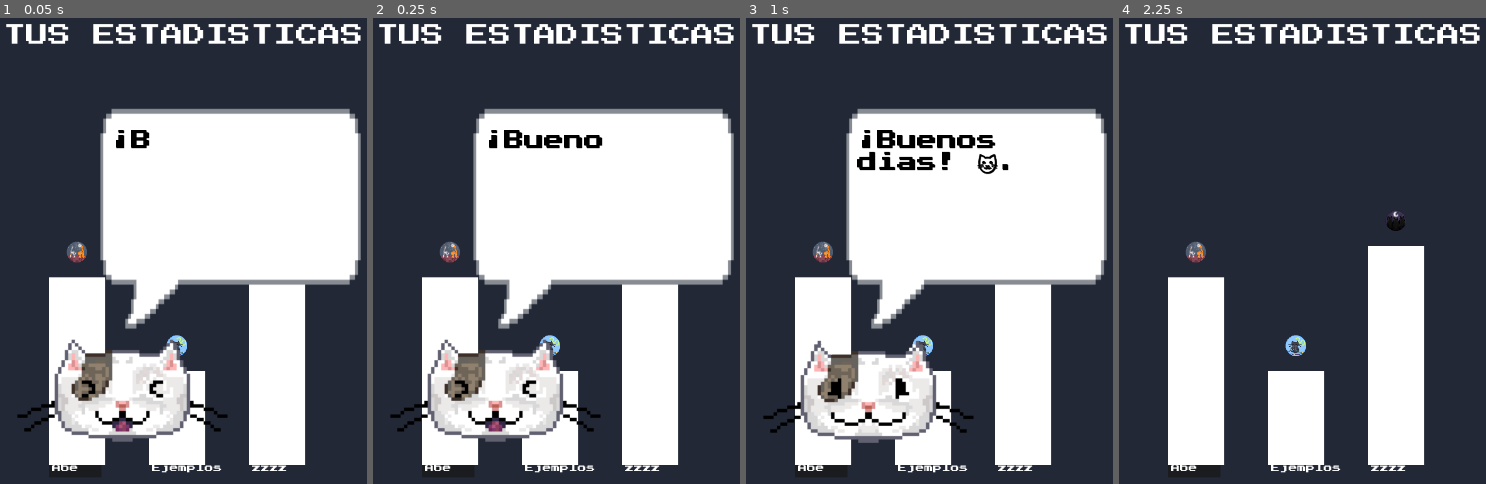
Above: before the commit, frames 1-4 (left to right).
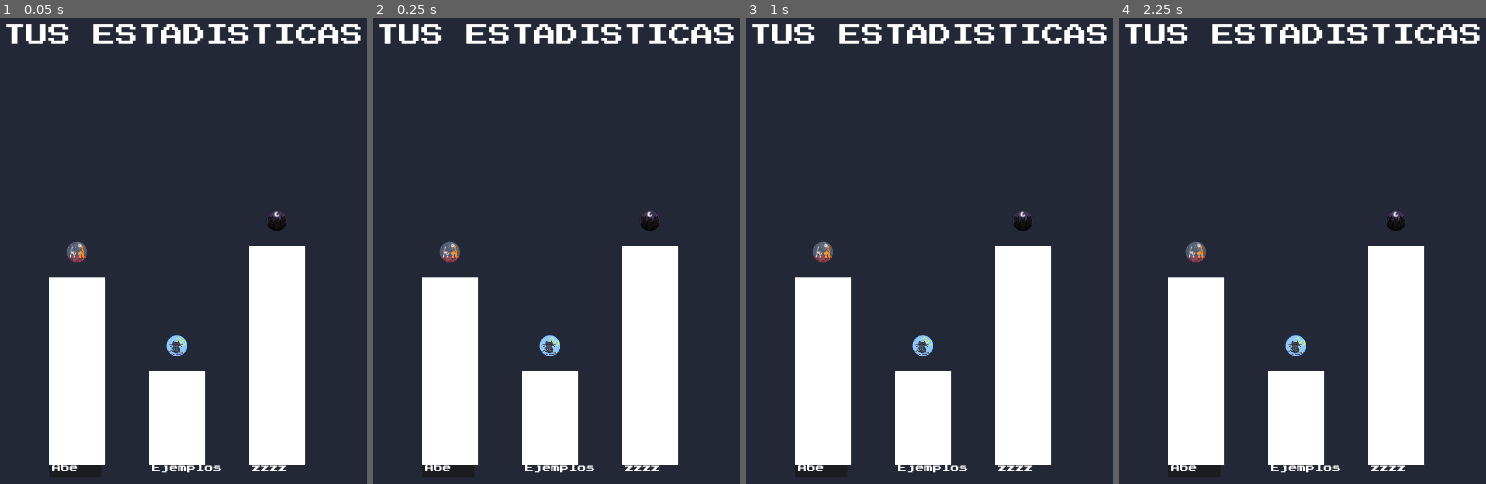
Above: after the commit, the same moments.

Repository: TonyCast2005/Galileo
Game: Godot game, scene res://escenas/Graficas_Metricas/Metricas.tscn
Same seed, same stepped clock (60 frames per second), same inputs: the game is played once before the commit and once after it. This scene is started directly instead of the project's main scene.
Inputs (mouse positions are in pixels of both pictures, inside the frame that each line leads up to):
- Up to frame 1 (0.05 s): no input
- Up to frame 2 (0.25 s): no input
- Up to frame 3 (1 s): tap Enter (ui_accept) at 0.5, 0.77 s; move the mouse to (1028, 288) at 0.52 s; click (1028, 288) at 0.6 s
- Up to frame 4 (2.25 s): tap Enter (ui_accept) at 1.25, 1.52, 2 s; move the mouse to (1214, 367) at 1.27 s; click (1214, 367) at 1.35 s; move the mouse to (1346, 153) at 2.02 s; click (1346, 153) at 2.1 s

The runs differ from the first frame. In frame 1, 32% of the frame differs, in the area x 4-99%, y 19-91%; in frame 2, 32%; in frame 3, 32%, in the area x 4-99%, y 19-92%; in frame 4, nothing differs.

Commit message:
Update Metricas.tscn

Diff:
--- a/galileo/escenas/Graficas_Metricas/Metricas.tscn
+++ b/galileo/escenas/Graficas_Metricas/Metricas.tscn
@@ -1,7 +1,6 @@
-[gd_scene load_steps=3 format=3 uid="uid://cwoe858esyhfw"]
+[gd_scene load_steps=2 format=3 uid="uid://cwoe858esyhfw"]
 
 [ext_resource type="Script" uid="uid://d1br54n36e2bb" path="res://escenas/Graficas_Metricas/metricas.gd" id="1_7b17y"]
-[ext_resource type="PackedScene" uid="uid://ccnghi4ki5rrn" path="res://escenas/Gato_Instrucciones/Gato_Instrucciones.tscn" id="2_0wp7x"]
 
 [node name="Metricas" type="Control"]
 custom_minimum_size = Vector2(300, 200)
@@ -45,10 +44,12 @@
 grow_vertical = 2
 
 [node name="Img2" type="TextureRect" parent="Graficador"]
+layout_mode = 0
 offset_right = 40.0
 offset_bottom = 40.0
 
 [node name="Img3" type="TextureRect" parent="Graficador"]
+layout_mode = 0
 offset_right = 40.0
 offset_bottom = 40.0
 
@@ -62,5 +63,3 @@
 text = "TUS ESTADISTICAS"
 horizontal_alignment = 1
 vertical_alignment = 1
-
-[node name="GatoInstrucciones" parent="." instance=ExtResource("2_0wp7x")]
